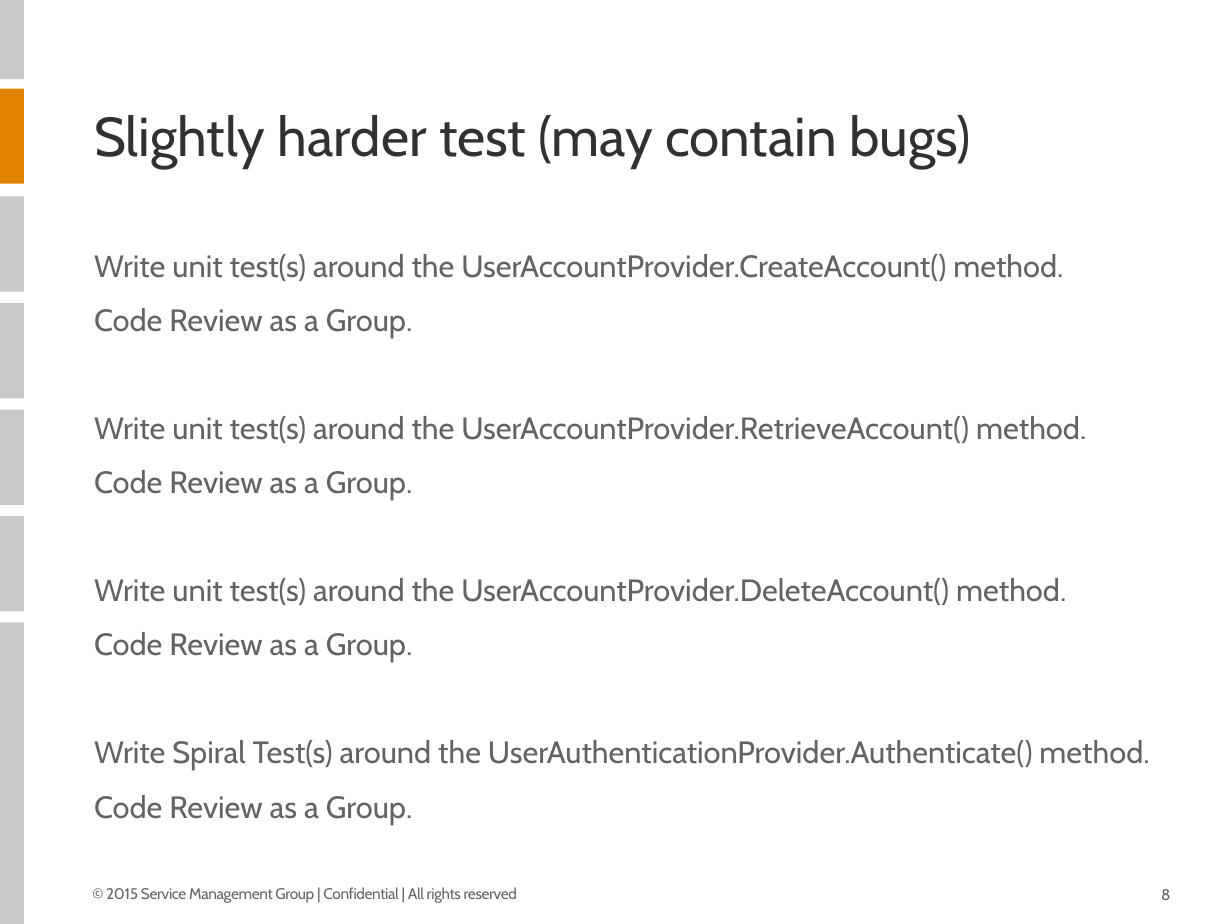
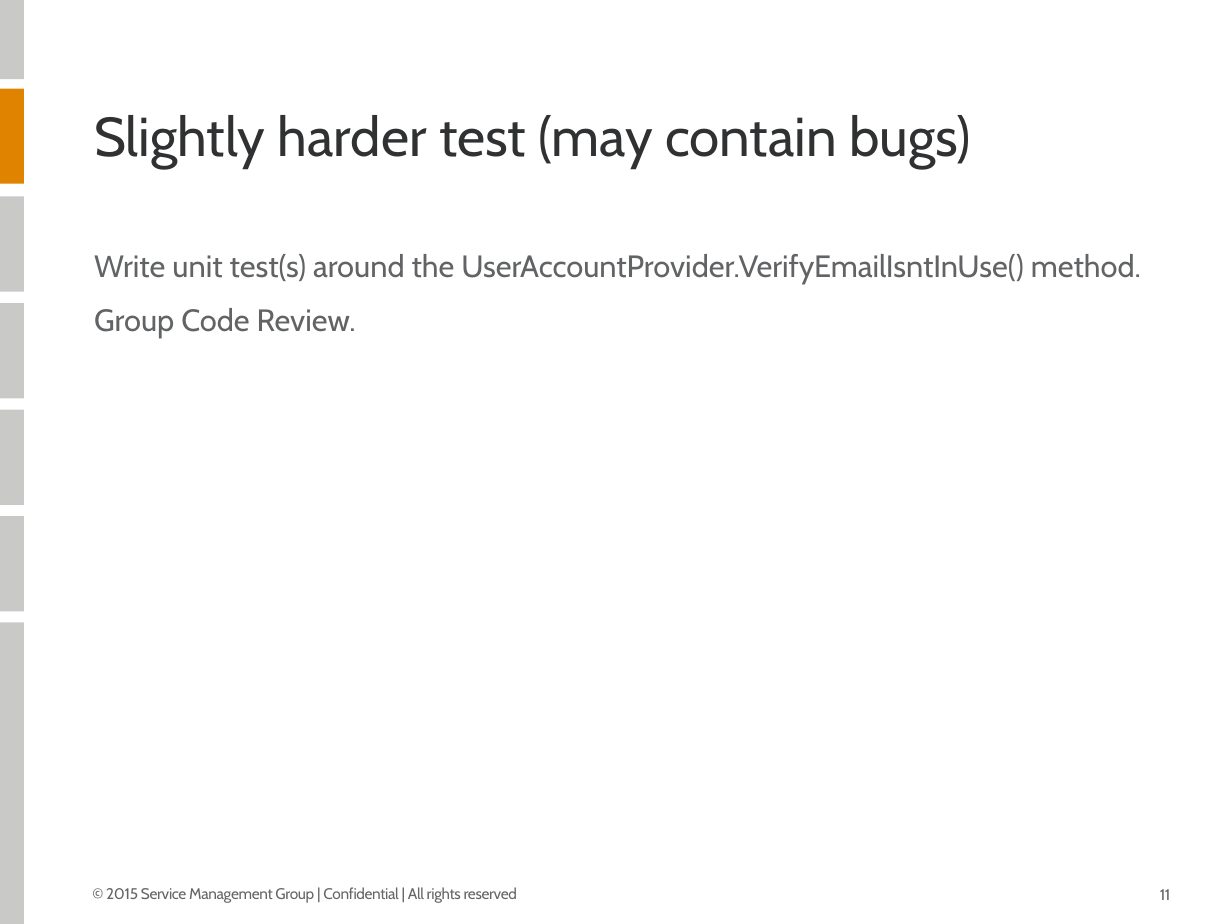
Before and after one commit to taeatonDev/UnitTestTraining, a slide deck: slide 11 of Unit Test Course Outline.pptx (slide 8 before the commit). Drawn at 1232x924 pixels with LibreOffice and Linux fonts; fonts in the diff are those of the drawing. Boxes give left, top, right and bottom in pixels: in the first picture for what was removed or moved away, otherwise in the second. Text is boxed around its words. In the diff, an @@ line names an element or a change of style, - is before the commit and + after.

Commit message:
Update to Email

```diff
--- a/Unit Test Course Outline.pptx
+++ b/Unit Test Course Outline.pptx
@@ text at [94, 254, 1141, 338]: text changed @@
-Write unit test(s) around the UserAccountProvider.CreateAccount() method.
-Code Review as a Group.
-Write unit test(s) around the UserAccountProvider.RetrieveAccount() method.
-Code Review as a Group.
-Write unit test(s) around the UserAccountProvider.DeleteAccount() method.
-Code Review as a Group.
-Write Spiral Test(s) around the UserAuthenticationProvider.Authenticate() method.
-Code Review as a Group.
+Write unit test(s) around the UserAccountProvider.VerifyEmailIsntInUse() method.
+Group Code Review.
@@ page number at [1160, 889, 1171, 900]: text changed @@
-8
+11
```
Also in this commit, not shown: 3 other slides changed, 6 slides added.
